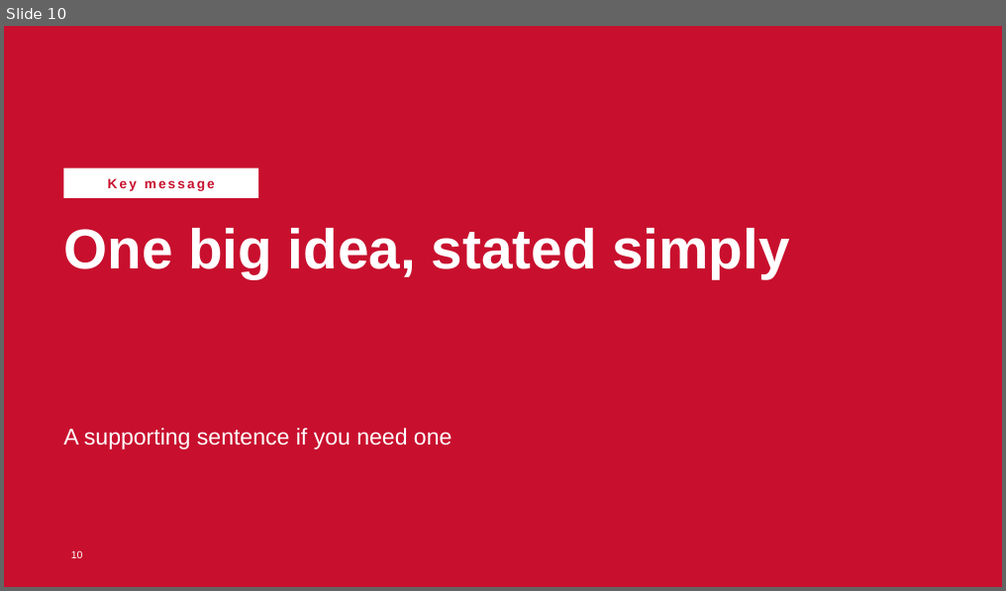
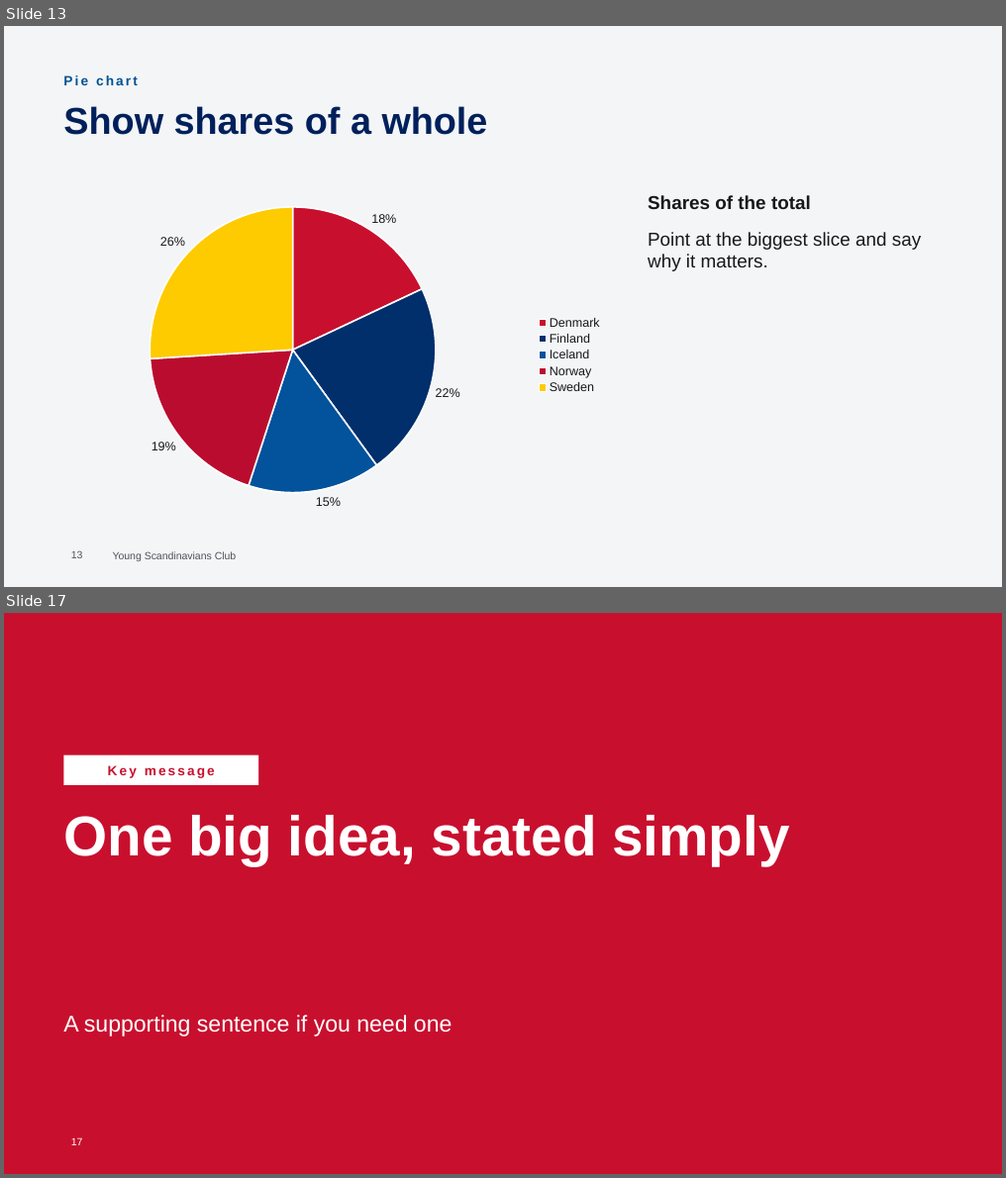
Before and after one commit to Young-Scandinavians-Club/ysc.org, a slide deck: docs/presentation-template/YSC-presentation-template.pptx. Shown one above the other, each under a label of ours: slide 10 before the commit, slides 13 and 17 after it; the slides between them are not shown. The pictures are 1006x591 and 1006x1178 pixels, drawn with LibreOffice and Linux fonts; fonts in the diff are those of the drawing; background and template pictures are left out. Boxes give left, top, right and bottom in pixels: in the first picture for what was removed or moved away, otherwise in the second. Text is boxed around its words. In the diff, an @@ line names an element or a change of style, - is before the commit and + after.

```diff
--- a/docs/presentation-template/YSC-presentation-template.pptx
+++ b/docs/presentation-template/YSC-presentation-template.pptx
@@ slide 13 added at [4, 26, 1002, 587], background #FFFFFF @@
@@ rectangle added at [4, 26, 1002, 587], fill #F4F5F7 @@
@@ text added at [63, 76, 138, 85], 13 pt, text #005293, bold @@
+Pie chart
@@ title added at [63, 106, 488, 135], 36 pt, text #00205B, bold @@
+Show shares of a whole
@@ pie chart added at [63, 190, 611, 520] @@
+categories: Denmark, Finland, Iceland, Norway, Sweden
+Series 1: 18, 22, 15, 19, 26
@@ text added at [648, 195, 921, 272], 18 pt, text #18181B @@
+Shares of the total
+Point at the biggest slice and say why it matters.
@@ page number added at [71, 551, 83, 559], 10 pt, text #52525B @@
+13
@@ text added at [113, 552, 237, 562], 10 pt, text #52525B @@
+Young Scandinavians Club
@@ what was slide 10 is now slide 17 @@
@@ page number at [71, 1138, 83, 1146]: text changed @@
-10
+17
```
Also in this commit, not shown: 7 slides changed, 6 other slides added, 1 other file.
